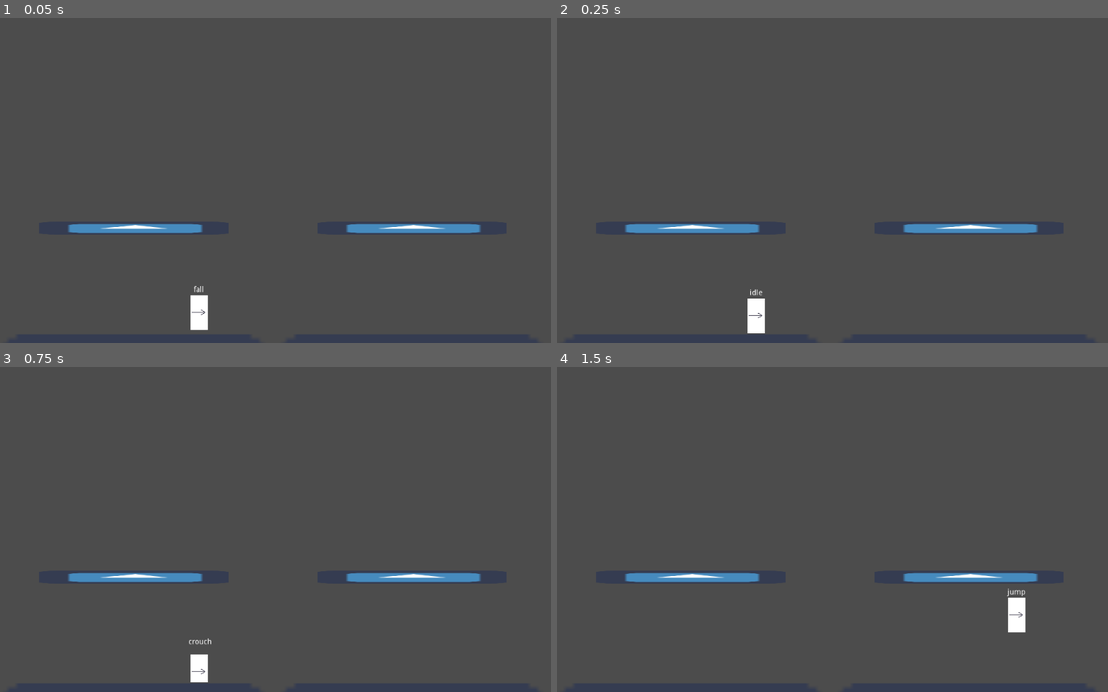
Above: before the commit, frames 1-4 (two rows, left to right).
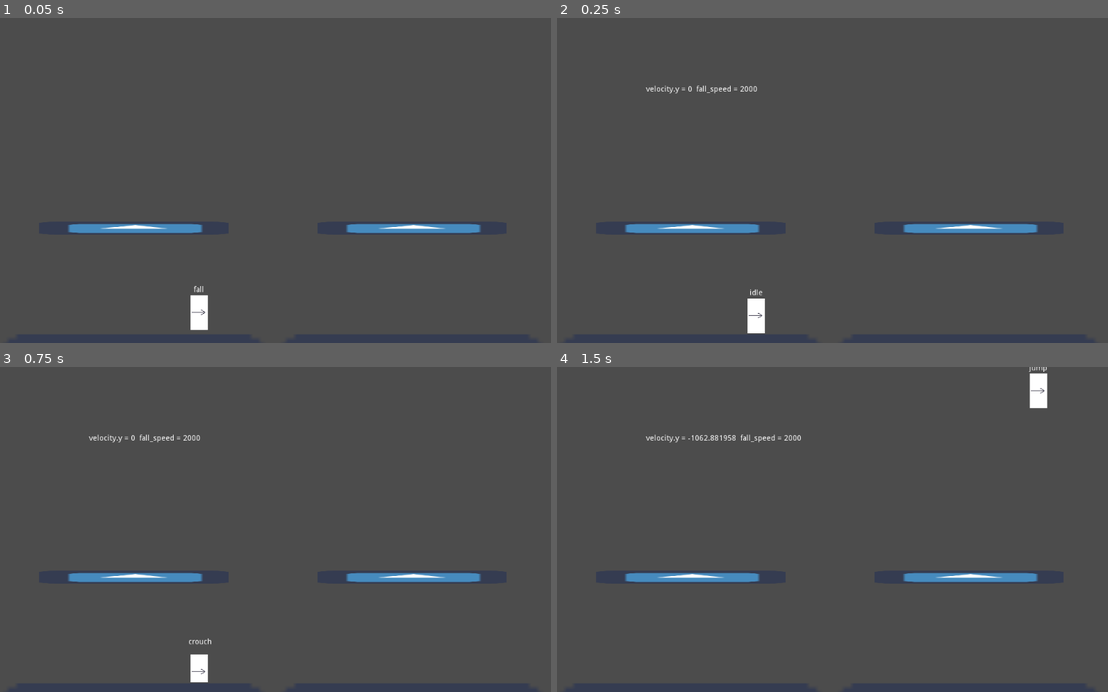
Above: after the commit, the same moments.

Repository: TylerZonies/FightingGameMoveSets
Game: Godot game, scene res://Levels/ComboTest.tscn
Two runs of this game, one before a commit and one after it. Both use one fixed random seed, a clock stepped at 60 frames per second and the inputs below. The engine's default icon, where the game draws it, is replaced by a stand-in: a white triangle on a blue panel in a dark square.
Inputs:
- Up to frame 1 (0.05 s): no input
- Up to frame 2 (0.25 s): no input
- Up to frame 3 (0.75 s): tap Enter at 0.5 s; hold D (right) from 0.53 s (still down); hold S (crouch) from 0.53 s (still down)
- Up to frame 4 (1.5 s): keep holding D (right); tap W (jump) at 0.77, 0.8, 1.07, 1.35 s; release S (crouch) at 1.28 s

Frame 1 is identical in both runs. In frame 2, 0.2% of the frame differs, in the area x 16-37%, y 20-24%; in frame 3, 0.2%; in frame 4, 1.0%, in the area x 16-90%, y 0-82%.

Commit message:
more work on movement

Diff:
--- a/Characters/BaseChar.tscn
+++ b/Characters/BaseChar.tscn
@@ -25,6 +25,7 @@
 [node name="T-Bone" type="KinematicBody2D"]
 collision_mask = 14
 script = ExtResource( 3 )
+fast_fall_speed = 6000
 ground_speed = 800
 max_speed = 800
 
--- a/Characters/CharFSM.gd
+++ b/Characters/CharFSM.gd
@@ -4,6 +4,7 @@
 var turn_lerp = 0.2
 var buffer_dash = false
 var remaining_jumps
+var jump_ff = false
 
 func _ready():
 	add_state('idle')
@@ -25,26 +26,31 @@
 
 func _state_logic(delta):
 	if state == states.jump or state == states.fall:
-		parent.apply_gravity()
+		parent.apply_gravity(delta)
 		if parent.x_direction != 0:
 			parent.velocity.x = lerp(parent.velocity.x, parent.max_speed * parent.x_direction, parent.air_lerp)
 		if remaining_jumps > 0 and parent.y_direction == 1:
 				remaining_jumps -= 1
-				parent.jump()
+				parent.jump(delta)
 				if parent.x_direction != 0:
 					parent.velocity.x = parent.max_speed * parent.x_direction
 		#if parent.velocity.x < parent.max_speed * parent.x_direction:
 		#	parent.velocity.x += parent.air_speed * parent.x_direction
 	elif parent.y_direction == 1:
 		if parent.short_hop_timer.is_stopped():
-			parent.jump()
+			parent.jump(delta)
 		else:
-			parent.jump(false)
+			parent.jump(delta, false)
 	match state:
 		states.idle:
 			parent.velocity.x = 0
 
-
+		states.fall:
+			if parent.y_direction == -1 or jump_ff:
+				parent.fast_fall = true
+		states.jump:
+			if parent.y_direction == -1:
+				jump_ff = true
 		states.dash:
 			parent.sprite.flip_h = current_move_direction == -1
 			#parent.move(current_move_direction, delta)*
@@ -117,7 +123,8 @@
 			if parent.velocity.y >= 0:
 				return states.fall
 		states.fall:
-			if parent.check_on_floor():
+			#if parent.check_on_floor():
+			if parent.is_on_floor():
 				return states.land
 		states.land:
 			if parent.check_on_floor():
@@ -224,6 +231,8 @@
 		states.land:
 			remaining_jumps = parent.jumps
 			parent.velocity.y = 0
+			parent.fast_fall = false
+			jump_ff = false
 		states.jump:
 			parent.short_hop_timer.stop()
 			parent.label.text = 'jump'
--- a/Characters/smoke.gd
+++ b/Characters/smoke.gd
@@ -1,7 +1,8 @@
 extends KinematicBody2D
 
 export (int) var weight = 1200
-export (int) var fall_speed = 200
+export (int) var fall_speed = 2000
+export (int) var fast_fall_speed = 12000
 export (int) var air_speed = 200
 export (int) var ground_speed = 100
 export (int) var max_speed = ground_speed
@@ -19,18 +20,24 @@
 onready var short_hop_timer = $ShortHopTimer
 onready var stage = get_parent()
 
+
 var velocity = Vector2(0,0)
 var stick_buffer = []
 var x_direction = 0
 var y_direction = 0
 var jump_pressed = false
-
+var fast_fall = false
+var count = 0
 
 const UP = Vector2(0,-1)
 
 
 func _physics_process(delta):
 	#apply_gravity()
+	count += 1
+	if count >= 10:
+		count = 0
+		stage.label.text = 'velocity.y = ' + str(velocity.y) + '  ' + 'fall_speed = ' + str(fall_speed)
 	get_input(delta)
 	move_and_slide(velocity, UP)
 
@@ -54,16 +61,22 @@
 		set_fall_through_platform(true)
 
 
-func apply_gravity():
+func apply_gravity(delta):
 	#if !check_on_floor():
 	if !is_on_floor():
-		velocity.y += fall_speed
+		if velocity.y >= -500:
+			if fast_fall:
+				velocity.y = lerp(velocity.y, fast_fall_speed, .9)
+			else:
+				velocity.y = lerp(velocity.y, fall_speed, 0.1)
+		else:
+			velocity.y = lerp(velocity.y, 0, 0.1) #* delta
 
-func jump(full = true):
+func jump(delta, full = true):
 	if full:
-		velocity.y = -jump_speed
+		velocity.y = -jump_speed #* delta
 	else:
-		velocity.y = -short_hop_speed
+		velocity.y = -short_hop_speed #* delta
 
 func move(direction, delta):
 	velocity.x = ground_speed * direction * delta
--- a/Levels/ComboTest.gd
+++ b/Levels/ComboTest.gd
@@ -1,6 +1,7 @@
 extends Node2D
 
 onready var spawn = $Spawn
+onready var label = $Label
 # Declare member variables here. Examples:
 # var a = 2
 # var b = "text"
--- a/Levels/ComboTest.tscn
+++ b/Levels/ComboTest.tscn
@@ -19,7 +19,7 @@
 
 [node name="T-Bone" parent="." instance=ExtResource( 1 )]
 position = Vector2( 376, 544 )
-fall_speed = 150
+fast_fall_speed = 2600
 
 [node name="Floor" type="StaticBody2D" parent="."]
 position = Vector2( 255.431, 840 )
@@ -83,4 +83,13 @@
 
 [node name="Spawn" type="Position2D" parent="."]
 position = Vector2( 511.431, 544 )
+
+[node name="Label" type="Label" parent="."]
+margin_left = 173.374
+margin_top = 124.673
+margin_right = 213.374
+margin_bottom = 138.673
+__meta__ = {
+"_edit_use_anchors_": false
+}
 [connection signal="body_entered" from="death_zone" to="T-Bone" method="_on_death_zone_body_entered"]
